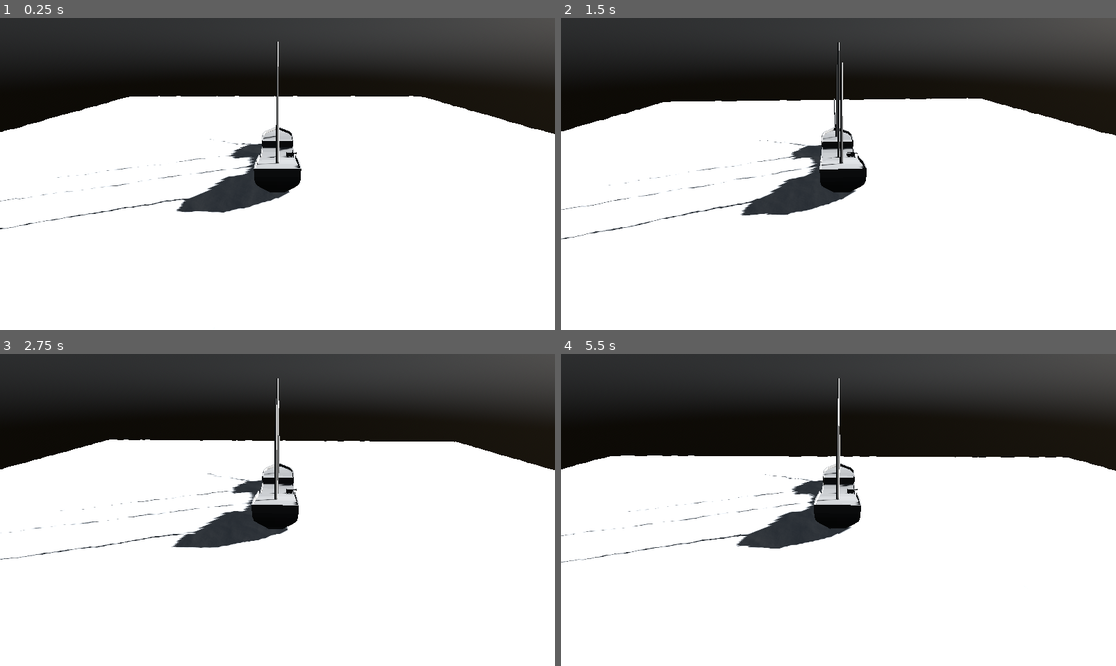
Above: before the commit, frames 1-4 (two rows, left to right).
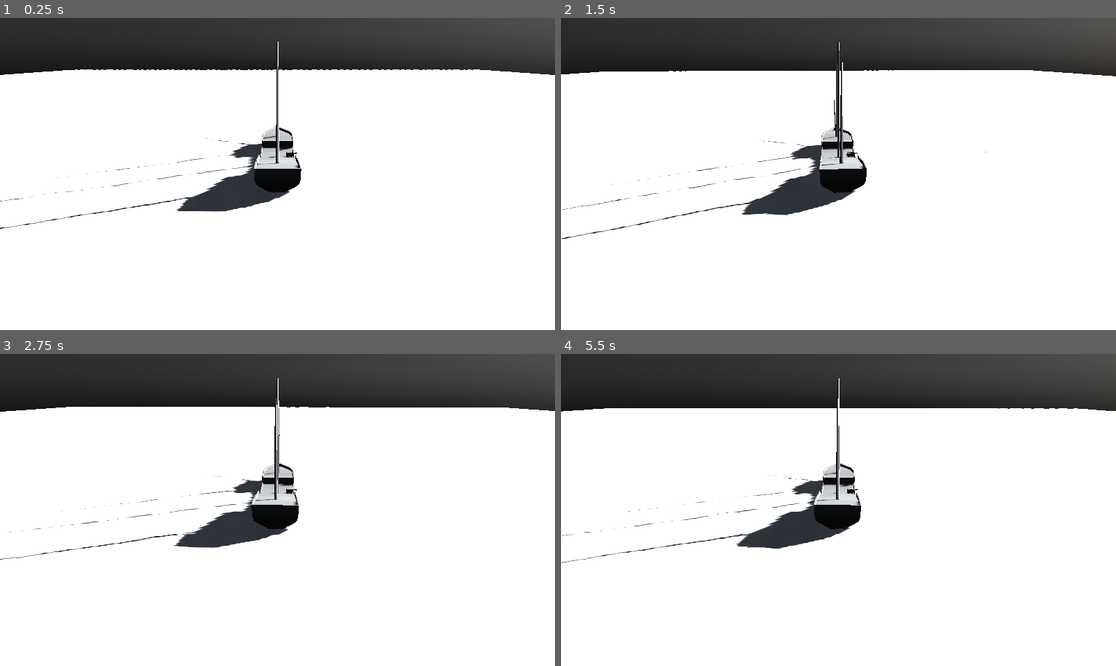
Above: after the commit, the same moments.

Repository: gabrielbaltzell/GodotShipGame
Game: Godot game, scene res://Scenes/level_01.tscn
Two runs of this game, one before a commit and one after it. Both use one fixed random seed, a clock stepped at 60 frames per second and the inputs below.
Inputs (mouse positions are in pixels of both pictures, inside the frame that each line leads up to):
- Up to frame 1 (0.25 s): no input
- Up to frame 2 (1.5 s): move the mouse to (866, 174) at 0.52 s; hold W (move_forward) from 0.53 s (still down); click (866, 174) at 0.6 s; move the mouse to (810, 174) at 1.27 s; click (810, 174) at 1.35 s
- Up to frame 3 (2.75 s): keep holding W (move_forward); move the mouse to (288, 503) at 2.02 s; click (288, 503) at 2.1 s
- Up to frame 4 (5.5 s): keep holding W (move_forward); move the mouse to (832, 516) at 2.77 s; click (832, 516) at 2.85 s; move the mouse to (877, 513) at 3.52 s; click (877, 513) at 3.6 s; move the mouse to (794, 506) at 4.27 s; click (794, 506) at 4.35 s; move the mouse to (844, 510) at 5.02 s; click (844, 510) at 5.1 s

The runs differ from the first frame. In frame 1, 11% of the frame differs, in the area x 0-100%, y 16-68%; in frame 2, 12%; in frame 3, 13%; in frame 4, 16%, in the area x 0-100%, y 17-68%.

Commit message:
I need a summary

Diff:
--- /dev/null
+++ b/Scenes/cannonball.gd
@@ -0,0 +1,18 @@
+extends Area3D
+
+@export var muzzle_velocity = 75
+@export var g = Vector3.DOWN * 20
+
+var velocity = Vector3.ZERO
+
+func _ready():
+	pass
+
+# Called every frame. 'delta' is the elapsed time since the previous frame.
+func _physics_process(delta):
+	velocity += g * delta
+	transform.origin += velocity * delta
+
+
+func _on_timer_timeout():
+	queue_free()
--- /dev/null
+++ b/Scenes/cannonball.tscn
@@ -0,0 +1,30 @@
+[gd_scene load_steps=5 format=3 uid="uid://ceroti8rlh8m4"]
+
+[ext_resource type="Script" uid="uid://psbmfoypfdly" path="res://Scenes/cannonball.gd" id="1_q5hxe"]
+
+[sub_resource type="SphereMesh" id="SphereMesh_hgbox"]
+
+[sub_resource type="StandardMaterial3D" id="StandardMaterial3D_8cs5k"]
+emission_enabled = true
+emission = Color(0.980392, 0.858824, 0, 1)
+
+[sub_resource type="SphereShape3D" id="SphereShape3D_j0sra"]
+
+[node name="Cannonball" type="Area3D"]
+script = ExtResource("1_q5hxe")
+
+[node name="MeshInstance3D" type="MeshInstance3D" parent="."]
+transform = Transform3D(0.1, 0, 0, 0, 0.1, 0, 0, 0, 0.1, 0, 0, 0)
+mesh = SubResource("SphereMesh_hgbox")
+surface_material_override/0 = SubResource("StandardMaterial3D_8cs5k")
+
+[node name="CollisionShape3D" type="CollisionShape3D" parent="."]
+transform = Transform3D(0.1, 0, 0, 0, 0.1, 0, 0, 0, 0.1, 0, 0, 0)
+shape = SubResource("SphereShape3D_j0sra")
+
+[node name="Timer" type="Timer" parent="."]
+wait_time = 4.0
+one_shot = true
+autostart = true
+
+[connection signal="timeout" from="Timer" to="." method="_on_timer_timeout"]
--- a/Scenes/deck_cannon.tscn
+++ b/Scenes/deck_cannon.tscn
@@ -1,9 +1,14 @@
-[gd_scene load_steps=2 format=3 uid="uid://bkonwd2ngw7sy"]
+[gd_scene load_steps=3 format=3 uid="uid://bkonwd2ngw7sy"]
 
 [ext_resource type="ArrayMesh" uid="uid://bjtmniiole2ls" path="res://Resources/shipV1/ship_game_ship_deck_cannon_v1.obj" id="1_4pu11"]
+[ext_resource type="Script" uid="uid://dvh0sbhuwn0u3" path="res://Scripts/deck_cannon.gd" id="1_vldt0"]
 
 [node name="Node3D" type="Node3D"]
+script = ExtResource("1_vldt0")
 
 [node name="ShipGameShipDeckCannonV1" type="MeshInstance3D" parent="."]
 transform = Transform3D(0.2, 0, 0, 0, -8.74228e-09, 0.2, 0, -0.2, -8.74228e-09, -0.037178, 0, 0.00900379)
 mesh = ExtResource("1_4pu11")
+
+[node name="Muzzle" type="Marker3D" parent="."]
+transform = Transform3D(1, 0, 0, 0, 1, 0, 0, 0, 1, -0.534324, 0.176104, 0.006126)
--- a/Scenes/level_01.tscn
+++ b/Scenes/level_01.tscn
@@ -5,7 +5,7 @@
 [ext_resource type="PackedScene" uid="uid://dfvyo4jeawnt1" path="res://Scenes/player_camera.tscn" id="3_eo6qj"]
 
 [sub_resource type="QuadMesh" id="QuadMesh_wtsm5"]
-size = Vector2(50, 50)
+size = Vector2(200, 200)
 subdivide_width = 200
 subdivide_depth = 200
 orientation = 1
--- a/Scenes/player.tscn
+++ b/Scenes/player.tscn
@@ -17,5 +17,5 @@
 transform = Transform3D(0.2, 0, 0, 0, -8.74228e-09, 0.2, 0, -0.2, -8.74228e-09, 0, -0.930378, 0)
 mesh = ExtResource("2_q55kv")
 
-[node name="Node3D" parent="." instance=ExtResource("3_tvrcj")]
+[node name="Cannon" parent="." instance=ExtResource("3_tvrcj")]
 transform = Transform3D(-1, 0, -8.74228e-08, 0, 1, 0, 8.74228e-08, 0, -1, 0.645535, 0.445135, 0)
--- a/Scenes/water.tscn
+++ b/Scenes/water.tscn
@@ -3,6 +3,7 @@
 [ext_resource type="Material" uid="uid://cfftv3ju8ebf7" path="res://Shaders/water.tres" id="1_i2pmw"]
 
 [sub_resource type="QuadMesh" id="QuadMesh_wtsm5"]
+size = Vector2(100, 100)
 subdivide_width = 200
 subdivide_depth = 200
 orientation = 1
--- /dev/null
+++ b/Scripts/deck_cannon.gd
@@ -0,0 +1,20 @@
+extends Node3D
+
+var cannonball_scene = preload('res://Scenes/cannonball.tscn')
+
+@onready var player = get_parent()
+@onready var muzzle = $Muzzle
+
+func _ready():
+	player.fired.connect(fire)
+
+
+# Called every frame. 'delta' is the elapsed time since the previous frame.
+func _process(delta):
+	pass
+
+func fire():
+	var b = cannonball_scene.instantiate()
+	add_child(b)
+	b.transform = muzzle.transform
+	b.velocity = -b.transform.basis.x * b.muzzle_velocity
--- a/Scripts/player.gd
+++ b/Scripts/player.gd
@@ -1,5 +1,6 @@
 extends CharacterBody3D
 
+signal fired()
 
 const SPEED = 3.0
 const JUMP_VELOCITY = 4.5
@@ -33,6 +34,9 @@
 		velocity.x = move_toward(velocity.x, 0, SPEED)
 		velocity.z = move_toward(velocity.z, 0, SPEED)
 
+	if Input.is_action_just_pressed("fire"):
+		emit_signal("fired")
+
 	# release/capture mouse on esc key press
 	if Input.is_action_just_pressed("esc"):
 		if Input.mouse_mode == Input.MOUSE_MODE_CAPTURED:
--- a/project.godot
+++ b/project.godot
@@ -12,7 +12,7 @@
 
 config/name="Ship Idea"
 run/main_scene="res://Scenes/level_01.tscn"
-config/features=PackedStringArray("4.2", "Mobile")
+config/features=PackedStringArray("4.4", "Mobile")
 config/icon="res://Resources/icon.svg"
 
 [filesystem]
@@ -23,26 +23,31 @@
 
 move_forward={
 "deadzone": 0.5,
-"events": [Object(InputEventKey,"resource_local_to_scene":fa …(172 unchanged characters)… eycode":87,"key_label":0,"unicode":119,"echo":false,"script":null)
+"events": [Object(InputEventKey,"resource_local_to_scene":fa …(172 unchanged characters)… eycode":87,"key_label":0,"unicode":119,"location":0,"echo":false,"script":null)
 ]
 }
 move_backward={
 "deadzone": 0.5,
-"events": [Object(InputEventKey,"resource_local_to_scene":fa …(172 unchanged characters)… eycode":83,"key_label":0,"unicode":115,"echo":false,"script":null)
+"events": [Object(InputEventKey,"resource_local_to_scene":fa …(172 unchanged characters)… eycode":83,"key_label":0,"unicode":115,"location":0,"echo":false,"script":null)
 ]
 }
 turn_left={
 "deadzone": 0.5,
-"events": [Object(InputEventKey,"resource_local_to_scene":fa …(171 unchanged characters)… keycode":65,"key_label":0,"unicode":97,"echo":false,"script":null)
+"events": [Object(InputEventKey,"resource_local_to_scene":fa …(171 unchanged characters)… keycode":65,"key_label":0,"unicode":97,"location":0,"echo":false,"script":null)
 ]
 }
 turn_right={
 "deadzone": 0.5,
-"events": [Object(InputEventKey,"resource_local_to_scene":fa …(172 unchanged characters)… eycode":68,"key_label":0,"unicode":100,"echo":false,"script":null)
+"events": [Object(InputEventKey,"resource_local_to_scene":fa …(172 unchanged characters)… eycode":68,"key_label":0,"unicode":100,"location":0,"echo":false,"script":null)
 ]
 }
 esc={
 "deadzone": 0.5,
-"events": [Object(InputEventKey,"resource_local_to_scene":fa …(175 unchanged characters)… ode":4194305,"key_label":0,"unicode":0,"echo":false,"script":null)
+"events": [Object(InputEventKey,"resource_local_to_scene":fa …(175 unchanged characters)… ode":4194305,"key_label":0,"unicode":0,"location":0,"echo":false,"script":null)
 ]
 }
+fire={
+"deadzone": 0.5,
+"events": [null, Object(InputEventMouseButton,"resource_local_to_scene":false,"resource_name":"","device":-1,"window_id":0,"alt_pressed":false,"shift_pressed":false,"ctrl_pressed":false,"meta_pressed":false,"button_mask":0,"position":Vector2(0, 0),"global_position":Vector2(0, 0),"factor":1.0,"button_index":1,"canceled":false,"pressed":false,"double_click":false,"script":null)
+]
+}
Not shown, added: Scenes/cannonball.gd.uid
Not shown: 1 places in Scenes/player.tscn that only renumber resources
Not shown: 1 places in Scenes/player_camera.tscn that only renumber resources
Not shown, added: Scripts/deck_cannon.gd.uid
Not shown, added: Scripts/player.gd.uid
Not shown, added: Scripts/player_camera.gd.uid
Not shown, added: Shaders/water.gdshader.uid
